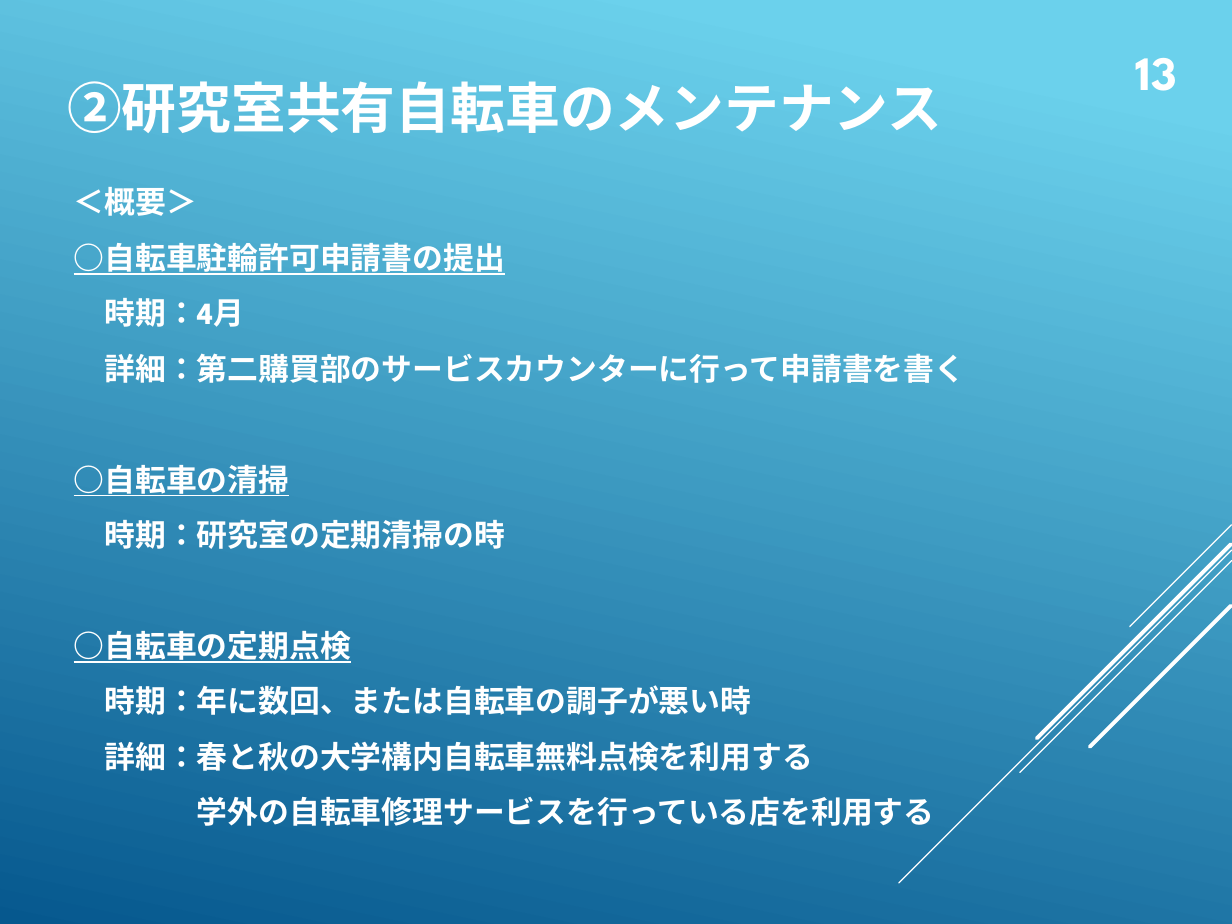
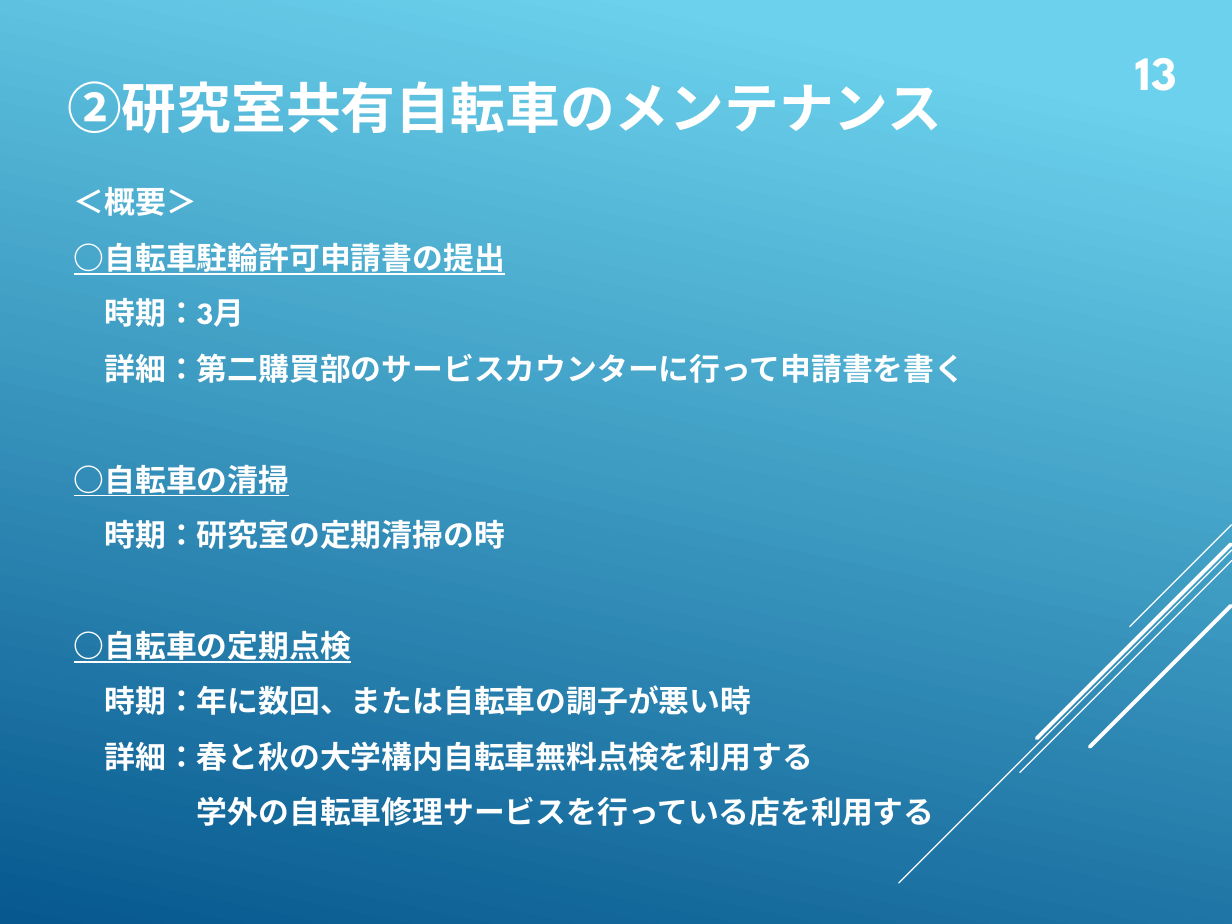
Before and after one commit to whcitizen/citizen-_task, a slide deck: slide 15 of 01_completed/05_lab_orientation/庶務のお仕事.pptx. Drawn at 1232x924 pixels with LibreOffice and Linux fonts; fonts in the diff are those of the drawing. Boxes give left, top, right and bottom in pixels: in the first picture for what was removed or moved away, otherwise in the second. Text is boxed around its words. In the diff, an @@ line names an element or a change of style, - is before the commit and + after.

```diff
--- a/01_completed/05_lab_orientation/庶務のお仕事.pptx
+++ b/01_completed/05_lab_orientation/庶務のお仕事.pptx
@@ text at (104,298,244,327): text changed @@
-時期：4月
+時期：3月
```
Also in this commit, not shown: 4 other slides changed, 9 other files.
